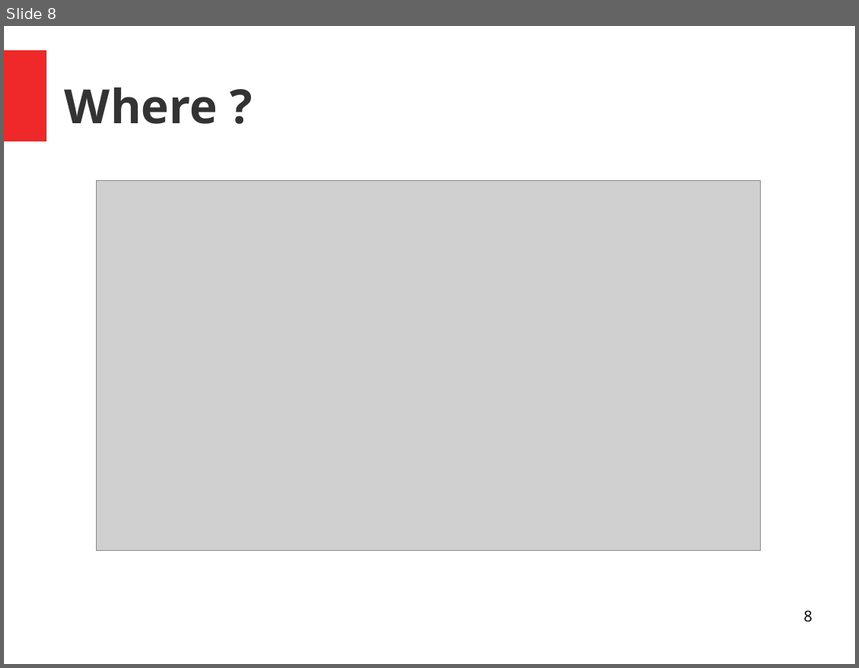
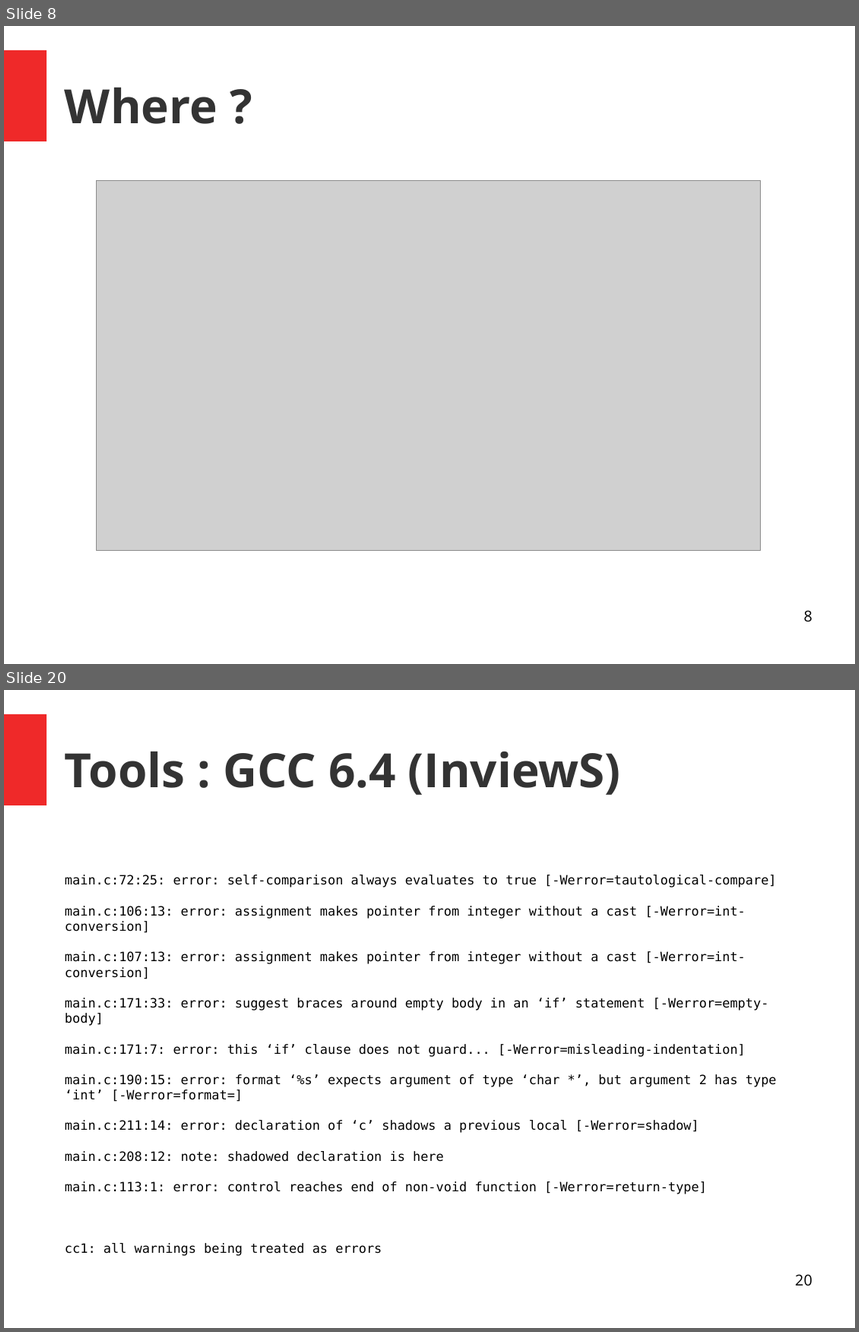
Before and after one commit to PandaChauve/StaticAnalysisTests, a slide deck: Untitled 1.odp. Shown one above the other, each under a label of ours: slide 8 before the commit, slides 8 and 20 after it; the slides between them are not shown. The pictures are 859x668 and 859x1332 pixels, drawn with LibreOffice and Linux fonts; fonts in the diff are those of the drawing; grey boxes stand for pictures. Boxes give left, top, right and bottom in pixels: in the first picture for what was removed or moved away, otherwise in the second. Text is boxed around its words. In the diff, an @@ line names an element or a change of style, - is before the commit and + after.

```diff
--- a/Untitled 1.odp
+++ b/Untitled 1.odp
@@ slide 20 added at (4, 690, 855, 1328), background #FFFFFF; not listed: 1 template element that a slide beside it also shows @@
@@ title added at (65, 752, 621, 795), 44 pt, text #333333, bold @@
+Tools : GCC 6.4 (InviewS)
@@ text added at (65, 875, 777, 1195), 12 pt, text #000000 @@
+main.c:72:25: error: self-comparison always evaluates to true [-Werror=tautological-compare]
+main.c:106:13: error: assignment makes pointer from integer without a cast [-Werror=int-conversion]
+main.c:107:13: error: assignment makes pointer from integer without a cast [-Werror=int-conversion]
+main.c:171:33: error: suggest braces around empty body in an ‘if’ statement [-Werror=empty-body]
+main.c:171:7: error: this ‘if’ clause does not guard... [-Werror=misleading-indentation]
+main.c:190:15: error: format ‘%s’ expects argument of type ‘char *’, but argument 2 has type ‘int’ [-Werror=format=]
+main.c:211:14: error: declaration of ‘c’ shadows a previous local [-Werror=shadow]
+main.c:208:12: note: shadowed declaration is here
+main.c:113:1: error: control reaches end of non-void function [-Werror=return-type]
+cc1: all warnings being treated as errors
@@ page number added at (795, 1274, 813, 1287), 14 pt, text #000000 @@
+20
```
Also in this commit, not shown: 1 slide changed, 21 other slides added, 1 slide removed, 1 other file.
